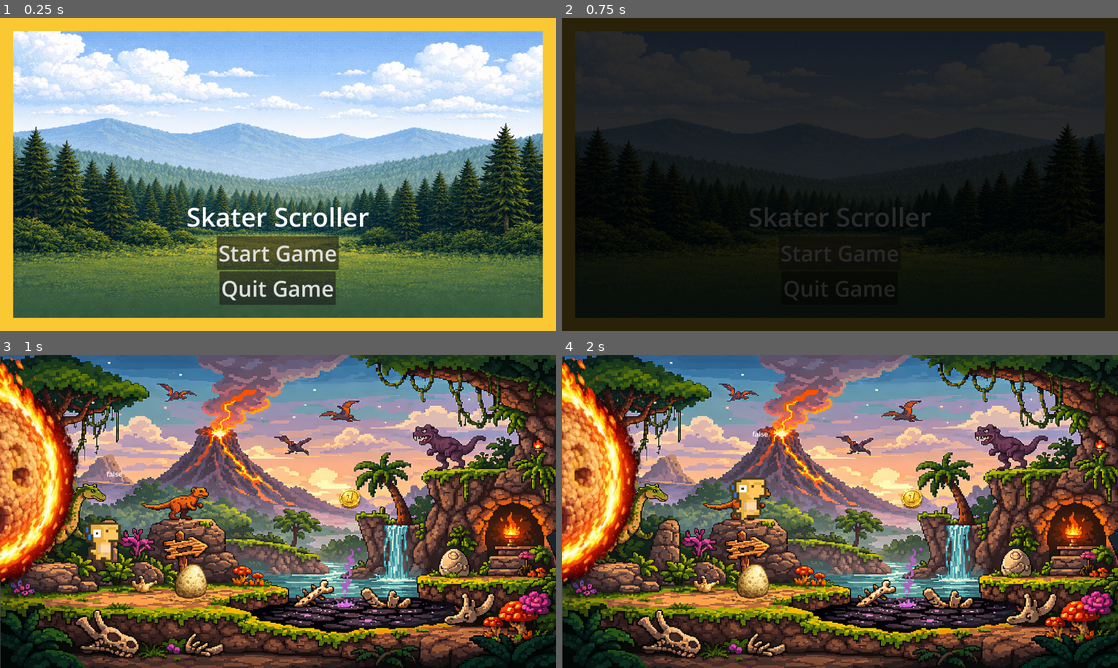
Above: before the commit, frames 1-4 (two rows, left to right).
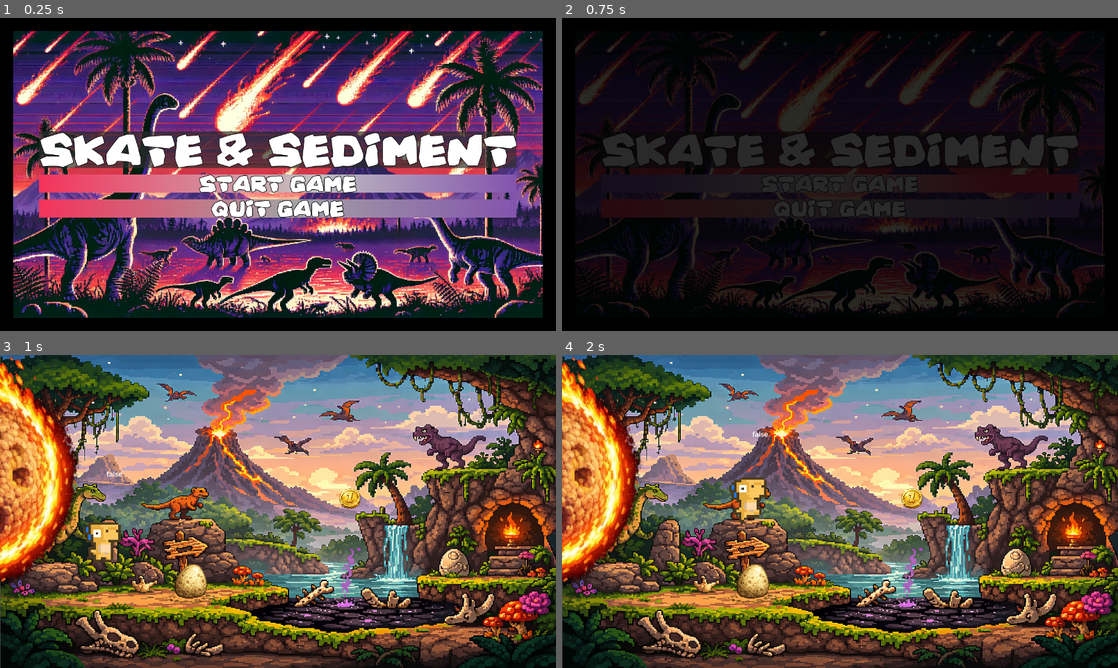
Above: after the commit, the same moments.

Repository: CCV-JamesNye/Game-Programming
Game: Godot game, scene res://Scenes/UI/MainMenu.tscn
The game is run twice, just before and just after one commit, with the same random seed, the same clock (stepped at 60 frames per second) and the same inputs.
Inputs:
- Up to frame 1 (0.25 s): no input
- Up to frame 2 (0.75 s): click "Start Game" at 0.5 s
- Up to frame 3 (1 s): no input
- Up to frame 4 (2 s): hold D (move_right) from 1.28 s (still down); tap Space (jump) at 1.52 s

The runs differ from the first frame. In frame 1, 98% of the frame differs, in the area x 0-100%, y 0-100%; in frame 2, 54%; in frame 3, nothing differs; in frame 4, nothing differs.

Commit message:
UI fixes
-changed main menu background and fixed UI legibility

Diff:
--- a/player-controller-prototype/Scenes/UI/MainMenu.tscn
+++ b/player-controller-prototype/Scenes/UI/MainMenu.tscn
@@ -1,10 +1,54 @@
 [gd_scene format=3 uid="uid://bsj051yjbttnk"]
 
 [ext_resource type="Script" uid="uid://dk4pb4n3jgj2c" path="res://Scenes/UI/main_menu.gd" id="1_g18y6"]
-[ext_resource type="Texture2D" uid="uid://d2e5w6cmlh0ny" path="res://art/VTfieldMainMenuBackground.png" id="2_mjmdf"]
+[ext_resource type="Texture2D" uid="uid://bnowf4mvam2r8" path="res://art/dino main menu background.webp" id="2_mjmdf"]
+[ext_resource type="FontFile" uid="uid://cc4cfv5uku6s" path="res://art/UI/Prehistoric Caveman.ttf" id="3_72sra"]
 
 [sub_resource type="StyleBoxTexture" id="StyleBoxTexture_72sra"]
 texture = ExtResource("2_mjmdf")
+
+[sub_resource type="StyleBoxFlat" id="StyleBoxFlat_t6w0q"]
+bg_color = Color(0.1764706, 0.1764706, 0.1764706, 0.6862745)
+
+[sub_resource type="Gradient" id="Gradient_mjmdf"]
+offsets = PackedFloat32Array(0, 0.5701754, 1)
+colors = PackedColorArray(0.95686275, 0.2, 0.35686275, 1, 0.7581918, 0.7581918, 0.7581917, 1, 0.5176471, 0.32941177, 0.6784314, 1)
+
+[sub_resource type="GradientTexture1D" id="GradientTexture1D_72sra"]
+gradient = SubResource("Gradient_mjmdf")
+
+[sub_resource type="StyleBoxTexture" id="StyleBoxTexture_t6w0q"]
+texture = SubResource("GradientTexture1D_72sra")
+
+[sub_resource type="Gradient" id="Gradient_k8um8"]
+offsets = PackedFloat32Array(0.0877193, 0.48245615, 0.84210527)
+colors = PackedColorArray(0.5176471, 0.32941177, 0.6784314, 1, 0.8346143, 0.8346143, 0.8346143, 1, 0.95686275, 0.2, 0.35686275, 1)
+
+[sub_resource type="GradientTexture1D" id="GradientTexture1D_jex3y"]
+gradient = SubResource("Gradient_k8um8")
+
+[sub_resource type="StyleBoxTexture" id="StyleBoxTexture_744d7"]
+texture = SubResource("GradientTexture1D_jex3y")
+
+[sub_resource type="Gradient" id="Gradient_kl3t2"]
+offsets = PackedFloat32Array(0, 0.5263158, 1)
+colors = PackedColorArray(0.95686275, 0.2, 0.35686275, 1, 0.6378432, 0.6378432, 0.6378431, 1, 0.5176471, 0.32941177, 0.6784314, 1)
+
+[sub_resource type="GradientTexture1D" id="GradientTexture1D_ynupv"]
+gradient = SubResource("Gradient_kl3t2")
+
+[sub_resource type="StyleBoxTexture" id="StyleBoxTexture_m48tj"]
+texture = SubResource("GradientTexture1D_ynupv")
+
+[sub_resource type="Gradient" id="Gradient_dvisc"]
+offsets = PackedFloat32Array(0, 0.5263158, 1)
+colors = PackedColorArray(0.5176471, 0.32941177, 0.6784314, 1, 0.6789437, 0.6789437, 0.6789436, 1, 0.95686275, 0.2, 0.35686275, 1)
+
+[sub_resource type="GradientTexture1D" id="GradientTexture1D_ab04i"]
+gradient = SubResource("Gradient_dvisc")
+
+[sub_resource type="StyleBoxTexture" id="StyleBoxTexture_hys1s"]
+texture = SubResource("GradientTexture1D_ab04i")
 
 [node name="MainMenu" type="Control" unique_id=1241347827]
 layout_mode = 3
@@ -22,7 +66,7 @@
 anchor_bottom = 1.0
 grow_horizontal = 2
 grow_vertical = 2
-color = Color(0.9764706, 0.78431374, 0.19607843, 1)
+color = Color(0, 0, 0, 1)
 
 [node name="MarginContainer" type="MarginContainer" parent="." unique_id=2013326438]
 layout_mode = 1
@@ -55,25 +99,38 @@
 [node name="VBoxContainer" type="VBoxContainer" parent="MarginContainer/Panel/MarginContainer" unique_id=242999008]
 layout_mode = 2
 size_flags_horizontal = 4
-size_flags_vertical = 8
+size_flags_vertical = 4
 size_flags_stretch_ratio = 1.18
+theme_override_constants/separation = 15
 
 [node name="Title" type="Label" parent="MarginContainer/Panel/MarginContainer/VBoxContainer" unique_id=1621801549]
 layout_mode = 2
 size_flags_vertical = 3
-theme_override_font_sizes/font_size = 60
-text = "Skater Scroller"
+theme_override_colors/font_color = Color(1, 1, 1, 1)
+theme_override_constants/outline_size = 5
+theme_override_fonts/font = ExtResource("3_72sra")
+theme_override_font_sizes/font_size = 40
+theme_override_styles/normal = SubResource("StyleBoxFlat_t6w0q")
+text = "Skate & Sediment"
 
 [node name="StartButton" type="Button" parent="MarginContainer/Panel/MarginContainer/VBoxContainer" unique_id=360302549]
 layout_mode = 2
-size_flags_horizontal = 4
 size_flags_vertical = 3
-theme_override_font_sizes/font_size = 50
+theme_override_colors/font_color = Color(1, 1, 1, 1)
+theme_override_constants/outline_size = 5
+theme_override_fonts/font = ExtResource("3_72sra")
+theme_override_font_sizes/font_size = 20
+theme_override_styles/normal = SubResource("StyleBoxTexture_t6w0q")
+theme_override_styles/hover = SubResource("StyleBoxTexture_744d7")
 text = "Start Game"
 
 [node name="QuitButton" type="Button" parent="MarginContainer/Panel/MarginContainer/VBoxContainer" unique_id=413730456]
 layout_mode = 2
-size_flags_horizontal = 4
 size_flags_vertical = 3
-theme_override_font_sizes/font_size = 50
+theme_override_colors/font_color = Color(1, 1, 1, 1)
+theme_override_constants/outline_size = 5
+theme_override_fonts/font = ExtResource("3_72sra")
+theme_override_font_sizes/font_size = 20
+theme_override_styles/normal = SubResource("StyleBoxTexture_m48tj")
+theme_override_styles/hover = SubResource("StyleBoxTexture_hys1s")
 text = "Quit Game"
Binary file added: player-controller-prototype/art/dino main menu background.webp
Not shown, added: player-controller-prototype/art/dino main menu background.webp.import
